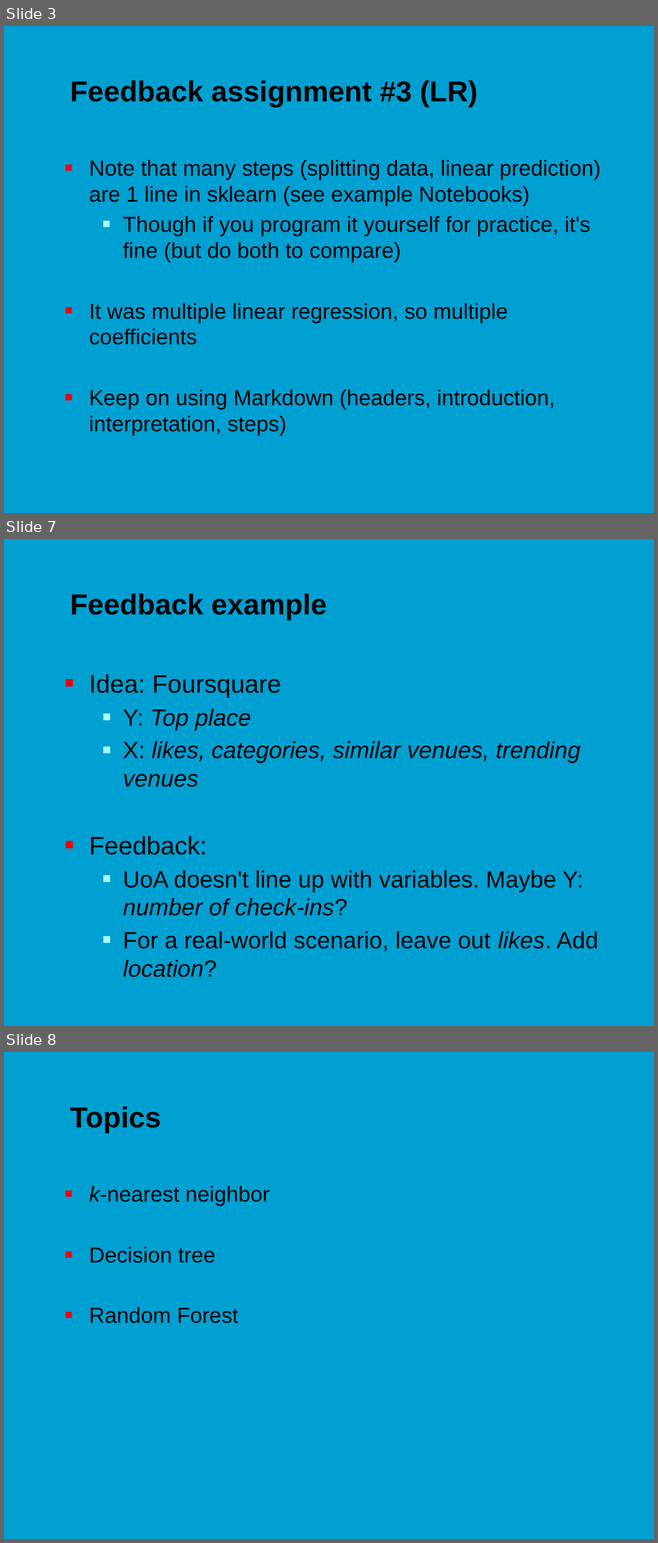
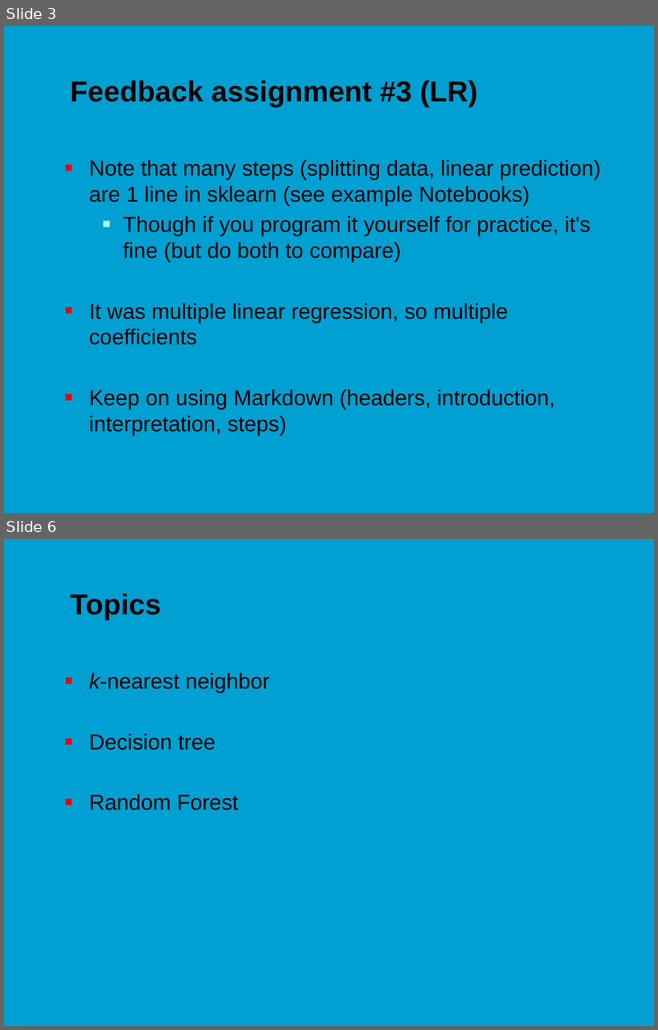
Before and after one commit to jonasmoons/data-driven-learning, a slide deck: slides/Week 5 - machine learning.pptx. Shown one above the other, each under a label of ours: slides 3, 7 and 8 before the commit, slides 3 and 6 after it; the slides between them are not shown. The pictures are 658x1543 and 658x1030 pixels, drawn with LibreOffice and Linux fonts; fonts in the diff are those of the drawing; background and template pictures are left out. Boxes give left, top, right and bottom in pixels: in the first picture for what was removed or moved away, otherwise in the second. Text is boxed around its words. In the diff, an @@ line names an element or a change of style, - is before the commit and + after.

```diff
--- a/slides/Week 5 - machine learning.pptx
+++ b/slides/Week 5 - machine learning.pptx
@@ slide 7 removed at [4, 539, 654, 1026], background picture (left out) @@
@@ title removed at [70, 594, 326, 620] @@
-Feedback example
@@ text removed at [89, 674, 598, 977] @@
-■ Idea: Foursquare
-  ■ Y: Top place
-  ■ X: likes, categories, similar venues, trending venues
-■ Feedback:
-  ■ UoA doesn't line up with variables. Maybe Y: number of check-ins?
-  ■ For a real-world scenario, leave out likes. Add location?
@@ what was slide 8 is now slide 6 @@
```
Also in this commit, not shown: 3 slides changed, 2 other slides removed.
